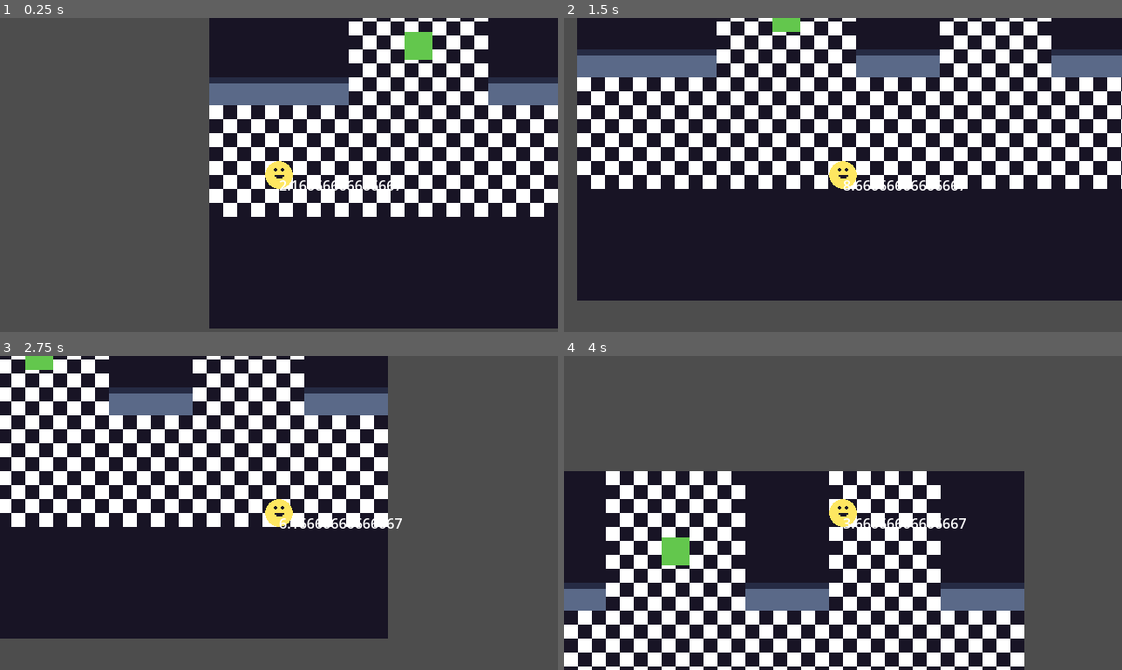
Above: before the commit, frames 1-4 (two rows, left to right).
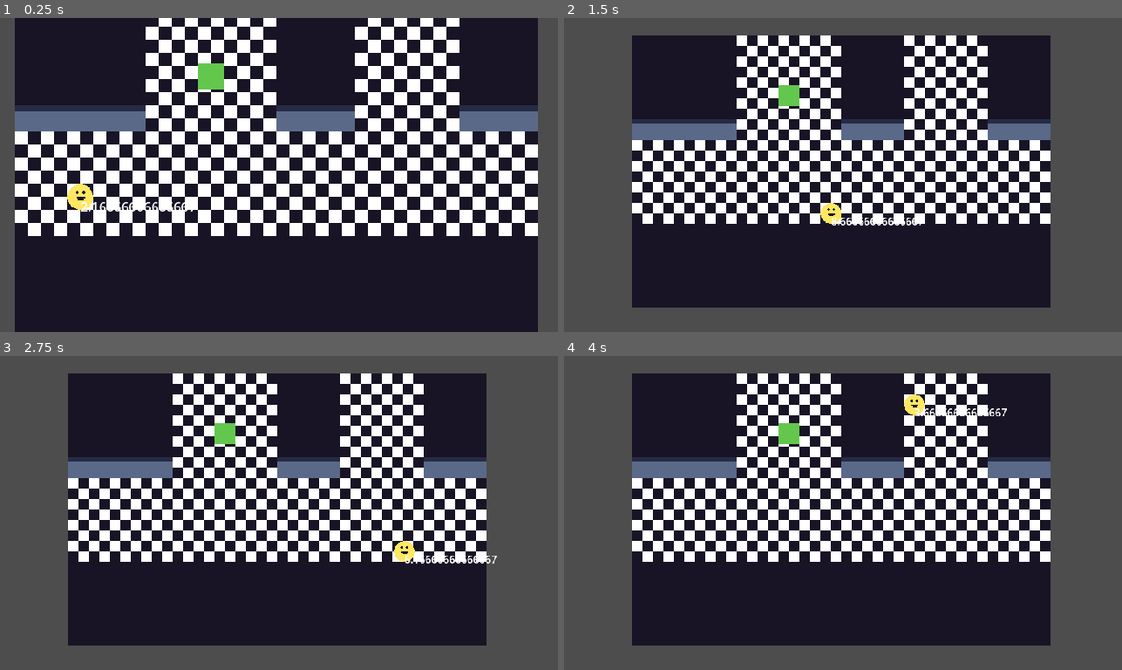
Above: after the commit, the same moments.

Repository: afreemanio/ggj-2024
Game: Godot game, scene res://world/world.tscn
Two runs of this game, one before a commit and one after it. Both use one fixed random seed, a clock stepped at 60 frames per second and the inputs below.
Inputs (mouse positions are in pixels of both pictures, inside the frame that each line leads up to):
- Up to frame 1 (0.25 s): no input
- Up to frame 2 (1.5 s): tap Enter (ui_accept) at 0.5, 0.77 s; move the mouse to (965, 159) at 0.52 s; hold D (RIGHT) 0.53-1.28 s; tap Space (SPACE) at 0.6 s; click (965, 159) at 0.67 s; move the mouse to (731, 190) at 1.27 s; hold S (DOWN) from 1.28 s (still down); tap F at 1.35 s
- Up to frame 3 (2.75 s): tap Enter (ui_accept) at 1.52 s; move the mouse to (334, 443) at 2.02 s; release S (DOWN) at 2.03 s; hold D (RIGHT) from 2.03 s (still down); tap Space (SPACE) at 2.1 s
- Up to frame 4 (4 s): move the mouse to (815, 575) at 2.77 s; release D (RIGHT) at 2.78 s; hold W (UP) 2.78-3.53 s; tap F at 2.85 s; click (815, 575) at 2.92 s; tap Enter (ui_accept) at 3.02, 3.77 s; move the mouse to (1010, 560) at 3.52 s; hold A (LEFT) from 3.53 s (still down); tap Space (SPACE) at 3.6 s

The runs differ from the first frame. In frame 1, 59% of the frame differs, in the area x 2-100%, y 0-100%; in frame 2, 51%; in frame 3, 50%; in frame 4, 60%, in the area x 0-88%, y 5-100%.

Commit message:
Every level can have a PhantomCamera with a priority 1 to set custom cam

Diff:
--- a/world/levels/1.tscn
+++ b/world/levels/1.tscn
@@ -1,6 +1,7 @@
-[gd_scene load_steps=3 format=3 uid="uid://bbo0scyyceoqm"]
+[gd_scene load_steps=4 format=3 uid="uid://bbo0scyyceoqm"]
 
 [ext_resource type="TileSet" uid="uid://c6po1kvopk8ur" path="res://placeholder/placeholder_tiles.tres" id="1_ox6s5"]
+[ext_resource type="Script" path="res://addons/phantom_camera/scripts/phantom_camera/phantom_camera_2D.gd" id="3_3ilyn"]
 [ext_resource type="PackedScene" uid="uid://4r5eu24erh24" path="res://placeholder/goal.tscn" id="3_t20pv"]
 
 [node name="1" type="Node2D"]
@@ -16,3 +17,23 @@
 [node name="Goal" parent="." instance=ExtResource("3_t20pv")]
 position = Vector2(545, 241)
 level_to_load = 2
+
+[node name="PhantomCamera2D" type="Node2D" parent="."]
+position = Vector2(321, 226)
+script = ExtResource("3_3ilyn")
+priority_override = false
+priority = 1
+zoom = Vector2(1, 1)
+follow_mode = 0
+frame_preview = true
+pixel_perfect = false
+limit/draw_limits = false
+limit/left = -10000000
+limit/top = -10000000
+limit/right = 10000000
+limit/bottom = 10000000
+limit/limit_node_target = NodePath("")
+limit/smoothed = false
+tween_parameters = null
+tween_on_load = true
+inactive_update_mode = 0
--- a/world/levels/2.tscn
+++ b/world/levels/2.tscn
@@ -1,6 +1,7 @@
-[gd_scene load_steps=3 format=3 uid="uid://hl3t1bx1lcjk"]
+[gd_scene load_steps=4 format=3 uid="uid://hl3t1bx1lcjk"]
 
 [ext_resource type="TileSet" uid="uid://c6po1kvopk8ur" path="res://placeholder/placeholder_tiles.tres" id="1_dsxh0"]
+[ext_resource type="Script" path="res://addons/phantom_camera/scripts/phantom_camera/phantom_camera_2D.gd" id="3_4paqk"]
 [ext_resource type="PackedScene" uid="uid://4r5eu24erh24" path="res://placeholder/goal.tscn" id="3_fso6u"]
 
 [node name="2" type="Node2D"]
@@ -17,3 +18,23 @@
 [node name="Goal" parent="." instance=ExtResource("3_fso6u")]
 position = Vector2(204, 141)
 level_to_load = 1
+
+[node name="PhantomCamera2D" type="Node2D" parent="."]
+position = Vector2(287, 262)
+script = ExtResource("3_4paqk")
+priority_override = false
+priority = 1
+zoom = Vector2(0.75, 0.75)
+follow_mode = 0
+frame_preview = true
+pixel_perfect = false
+limit/draw_limits = false
+limit/left = -10000000
+limit/top = -10000000
+limit/right = 10000000
+limit/bottom = 10000000
+limit/limit_node_target = NodePath("")
+limit/smoothed = false
+tween_parameters = null
+tween_on_load = true
+inactive_update_mode = 0
